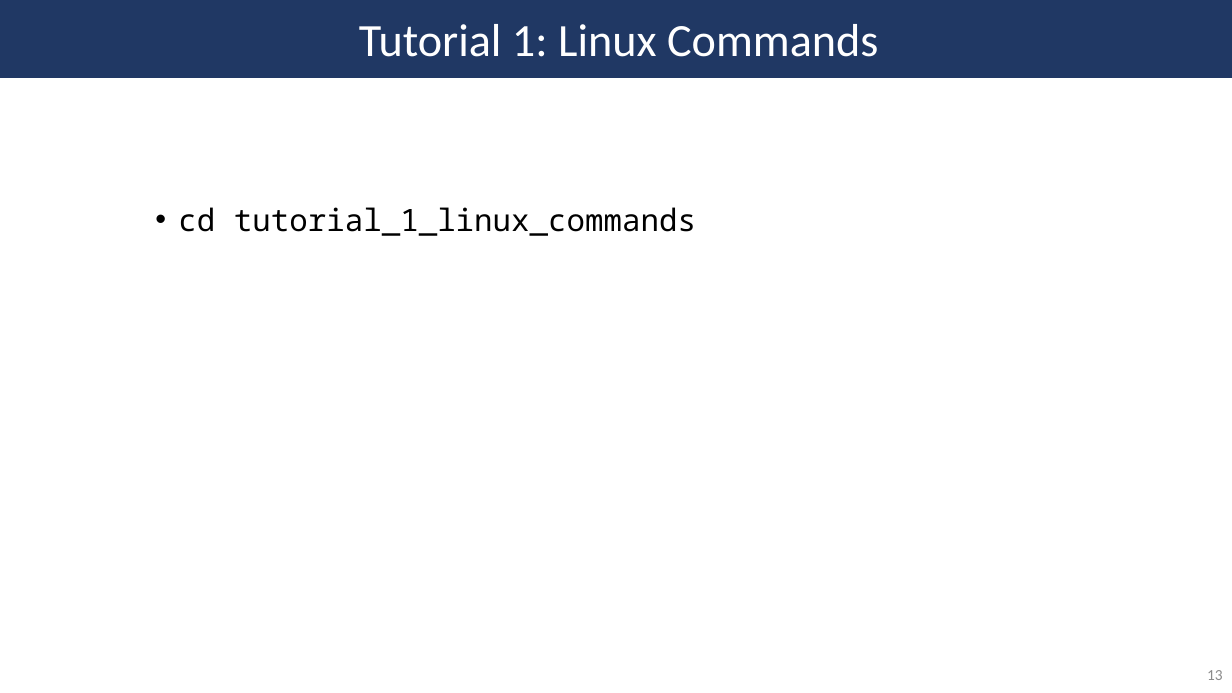
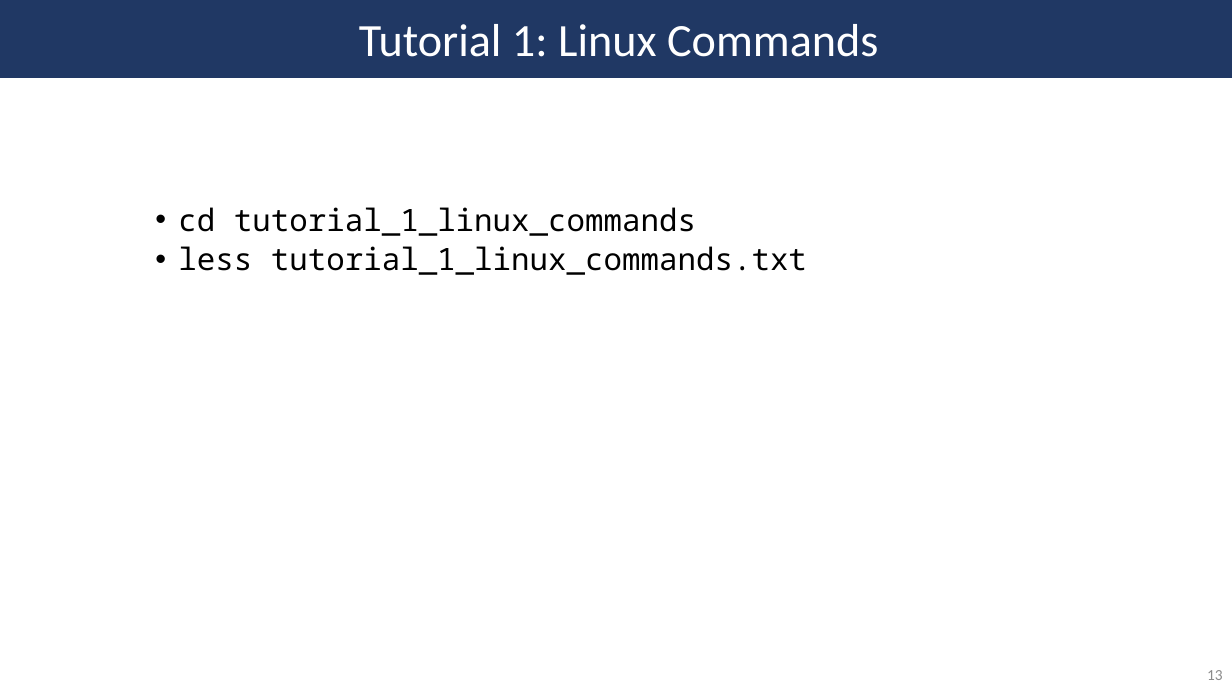
Before and after one commit to SycuroLab/arc_best_practices, a slide deck: slide 13 of arc_best_practices_presentation.pptx. Drawn at 1232x693 pixels with LibreOffice and Linux fonts; fonts in the diff are those of the drawing. Boxes give left, top, right and bottom in pixels: in the first picture for what was removed or moved away, otherwise in the second. Text is boxed around its words. In the diff, an @@ line names an element or a change of style, - is before the commit and + after.

```diff
--- a/arc_best_practices_presentation.pptx
+++ b/arc_best_practices_presentation.pptx
@@ text at (x1=178, y1=246, x2=807, y2=275): paragraph added @@
+  • less tutorial_1_linux_commands.txt
```
Also in this commit, not shown: 14 other slides changed.
